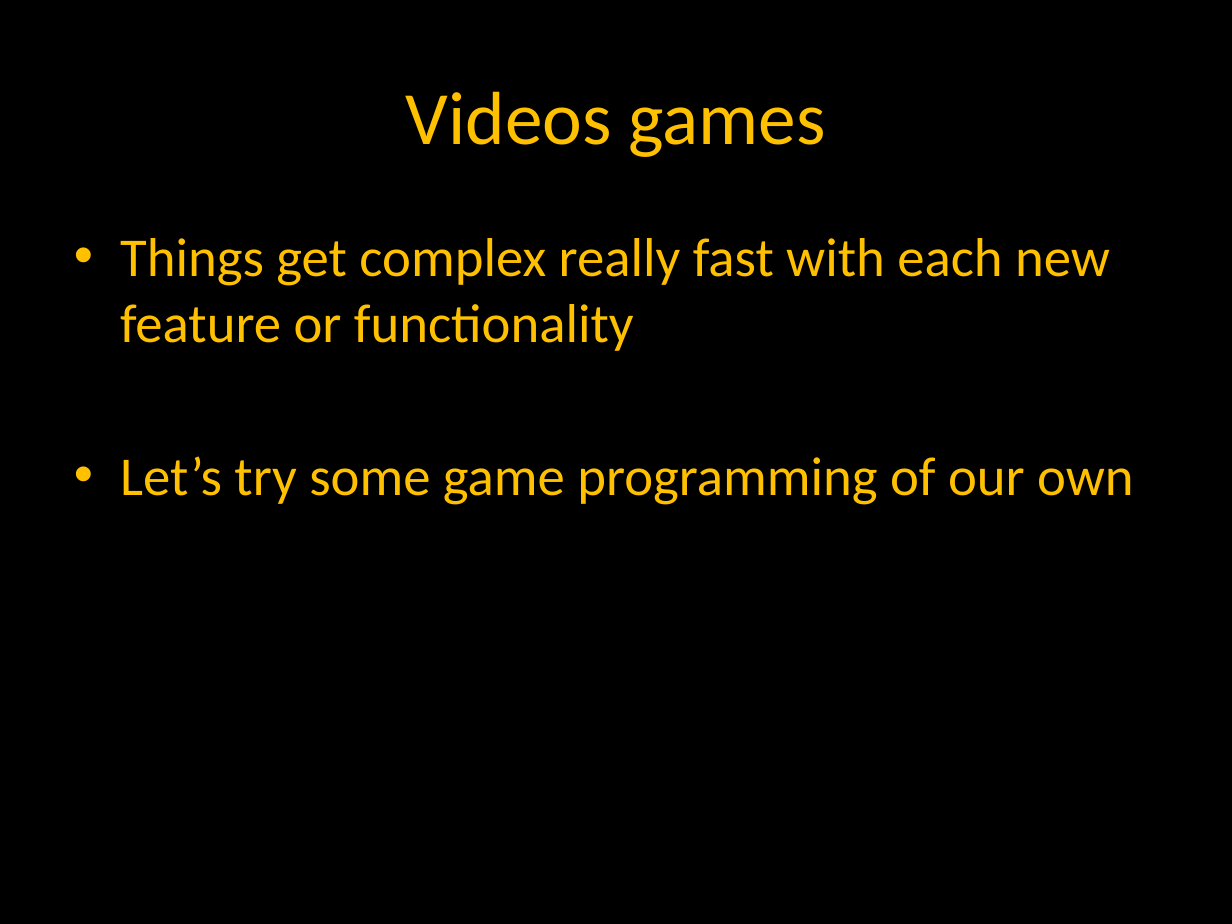
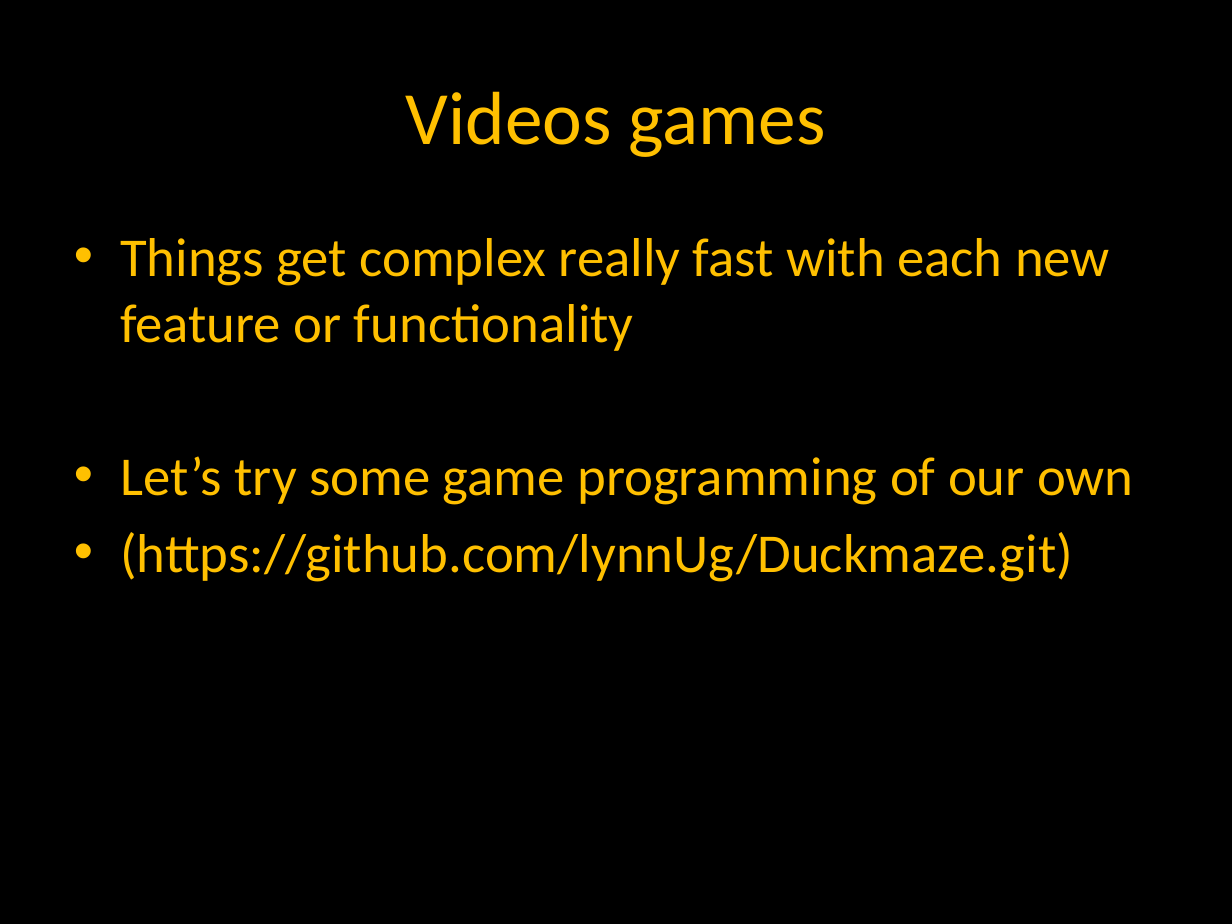
Before and after one commit to lynnUg/Duckmaze, a slide deck: slide 13 of CodePresentation.pptx (slide 11 before the commit). Drawn at 1232x924 pixels with LibreOffice and Linux fonts; fonts in the diff are those of the drawing. Boxes give left, top, right and bottom in pixels: in the first picture for what was removed or moved away, otherwise in the second. Text is boxed around its words. In the diff, an @@ line names an element or a change of style, - is before the commit and + after.

```diff
--- a/CodePresentation.pptx
+++ b/CodePresentation.pptx
@@ text at [120,532,1073,582]: paragraph added @@
+• (https://github.com/lynnUg/Duckmaze.git)
```
Also in this commit, not shown: 3 other slides changed, 5 slides added.
